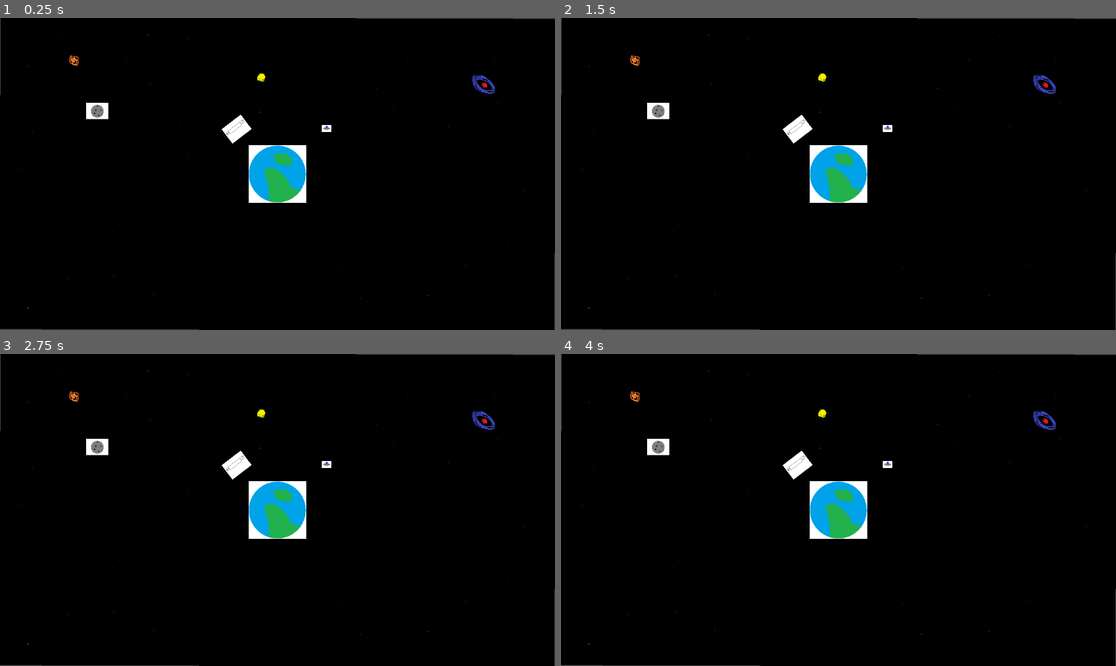
Above: before the commit, frames 1-4 (two rows, left to right).
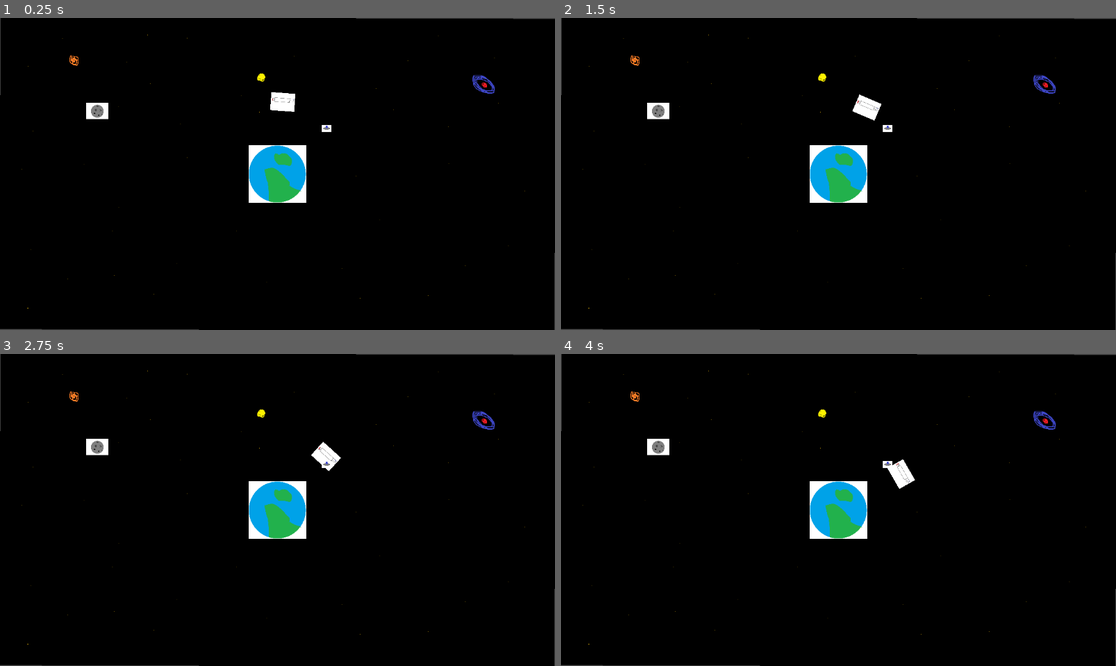
Above: after the commit, the same moments.

Repository: Swimnato/BYU-Game-Jam-2024
Game: Godot game, scene res://Main Scene.tscn
Same seed, same stepped clock (60 frames per second), same inputs: the game is played once before the commit and once after it.
Inputs:
- Up to frame 1 (0.25 s): no input
- Up to frame 2 (1.5 s): no input
- Up to frame 3 (2.75 s): tap Enter at 2 s
- Up to frame 4 (4 s): no input

The runs differ from the first frame. In frame 1, 0.5% of the frame differs, in the area x 39-54%, y 23-41%; in frame 2, 0.5%, in the area x 39-58%, y 24-41%; in frame 3, 0.5%; in frame 4, 0.5%.

Commit message:
Made Window Scaling Work

Diff:
--- a/game-jam-2024/Main Scene.tscn
+++ b/game-jam-2024/Main Scene.tscn
@@ -7,6 +7,7 @@
 [ext_resource type="Script" path="res://planet_dev_art.gd" id="3_ne5qb"]
 [ext_resource type="Texture2D" uid="uid://cevdhb566aodp" path="res://Drone Ship Dev Art.png" id="4_j0825"]
 [ext_resource type="Texture2D" uid="uid://b6uc0fa4ryuis" path="res://Asteroid Dev Art.png" id="5_5r03b"]
+[ext_resource type="Script" path="res://main_ship_dev_art.gd" id="6_ybwfc"]
 
 [sub_resource type="CircleShape2D" id="CircleShape2D_lqryg"]
 
@@ -31,6 +32,7 @@
 rotation = -0.655343
 scale = Vector2(0.25, 0.25)
 texture = ExtResource("3_5xwg7")
+script = ExtResource("6_ybwfc")
 
 [node name="DroneShipDevArt" type="Sprite2D" parent="."]
 position = Vector2(202.827, -189.318)
--- a/game-jam-2024/main_scene.gd
+++ b/game-jam-2024/main_scene.gd
@@ -1,11 +1,28 @@
 extends Sprite2D
+
+var nativeResolution = Vector2(1152, 648)
+var scaleForNativeResolution = Vector2(.5, .5)
+var currentResolution = Vector2(0,0)
 
 # Called when the node enters the scene tree for the first time.
 func _ready() -> void:
-	var zoomage = Vector2(.5, .5)
-	$Camera2D.zoom = zoomage
+	fitWindow(nativeResolution)
 
 
 # Called every frame. 'delta' is the elapsed time since the previous frame.
 func _process(delta: float) -> void:
-	pass
+	fitWindow(get_window().get_size())
+
+func fitWindow(newResolution):
+	if newResolution.x != currentResolution.x or newResolution.y != currentResolution.y:
+		currentResolution = newResolution
+		var x_zoom = currentResolution.x/nativeResolution.x * scaleForNativeResolution.x
+		var y_zoom = currentResolution.y/nativeResolution.y * scaleForNativeResolution.y
+		if(x_zoom != y_zoom):
+			if(x_zoom < y_zoom):
+				y_zoom = x_zoom
+			else:
+				x_zoom = y_zoom
+		var zoomage = Vector2(x_zoom, y_zoom)
+		print(newResolution)
+		$Camera2D.zoom = zoomage
--- a/game-jam-2024/main_ship_dev_art.gd
+++ b/game-jam-2024/main_ship_dev_art.gd
@@ -1,11 +1,19 @@
 extends Sprite2D
 
+var theta = 0.0;
+var lastUpdate = 0;
 
 # Called when the node enters the scene tree for the first time.
 func _ready() -> void:
-	pass # Replace with function body.
-
+	position.x = 0
+	position.y = -300
 
 # Called every frame. 'delta' is the elapsed time since the previous frame.
 func _process(delta: float) -> void:
-	pass
+	var timeSinceLastUpdate = Time.get_ticks_msec() - lastUpdate
+	if timeSinceLastUpdate > 50:
+		theta += 1.0
+		position.x = sin(theta/180.0 * PI) * 300
+		position.y = -cos(theta/180.0 * PI) * 300
+		rotation_degrees = theta
+		lastUpdate = Time.get_ticks_msec()
Not shown: 1 places in game-jam-2024/Main Scene.tscn that only renumber resources
